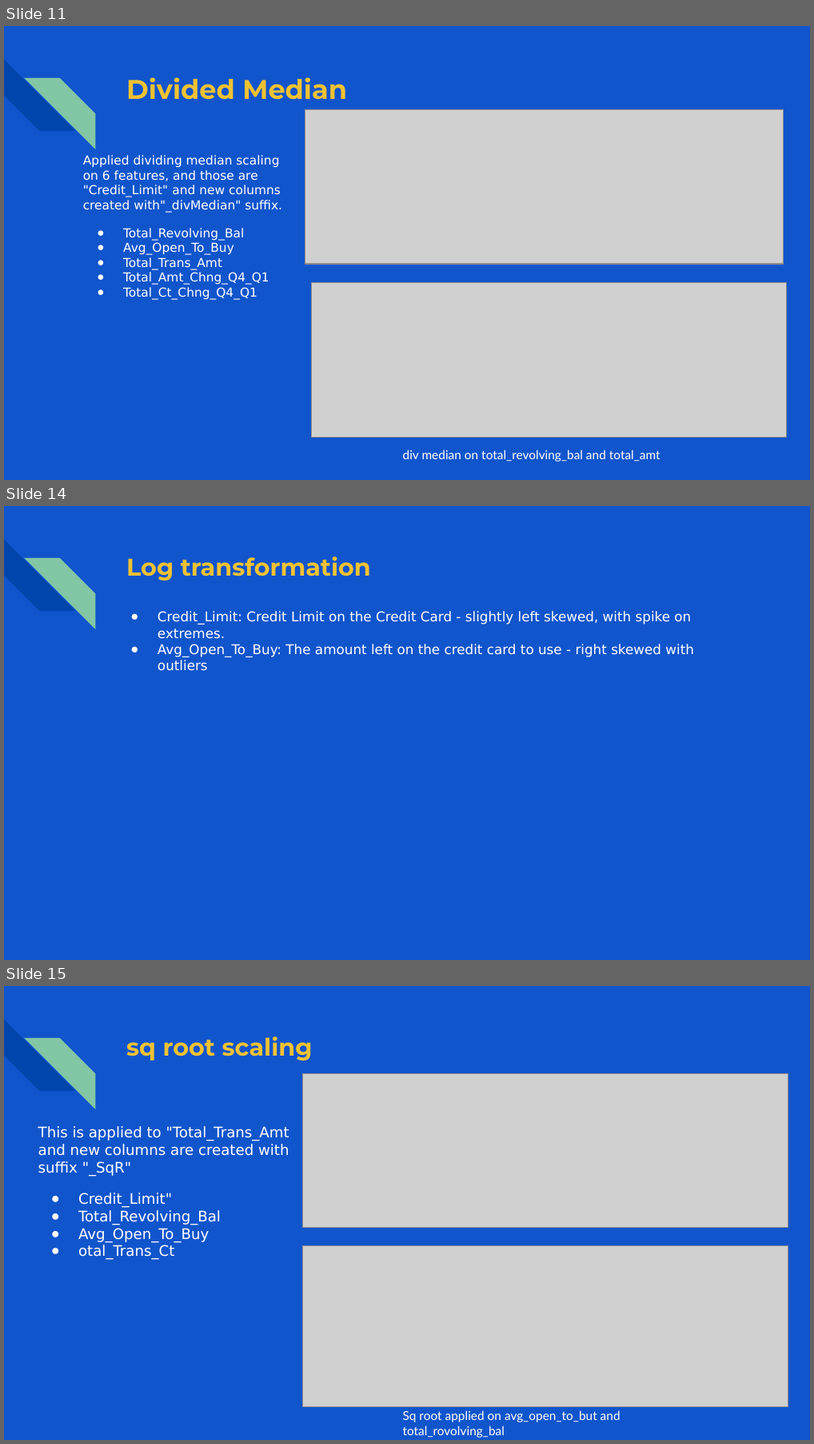
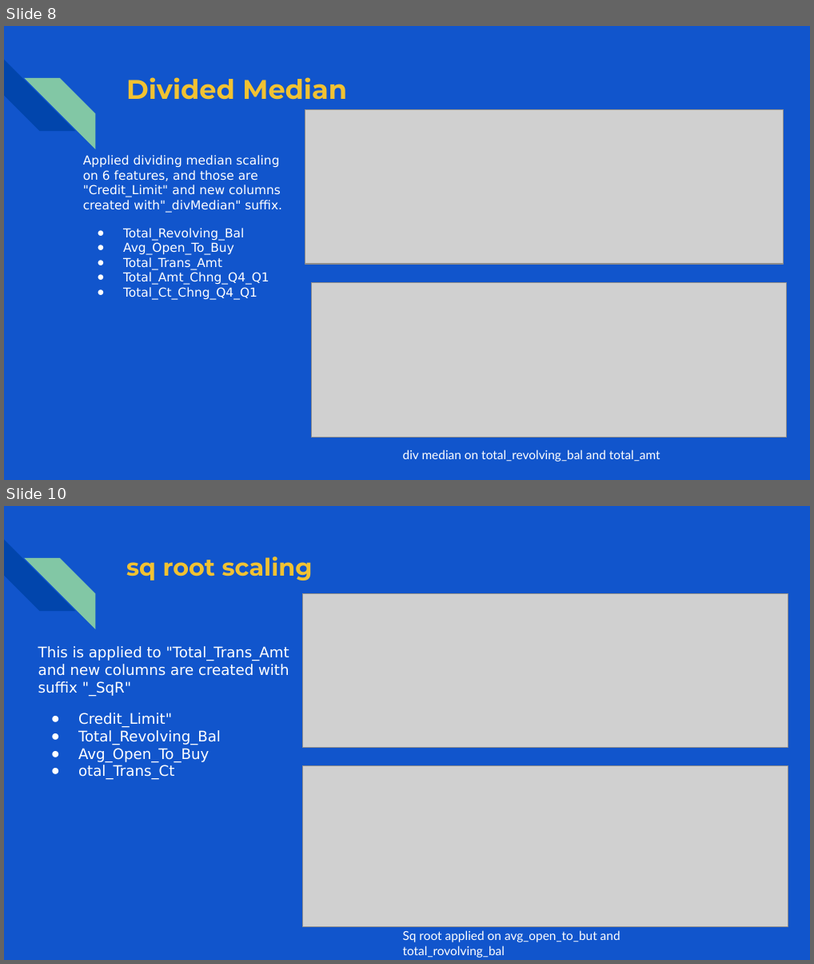
Before and after one commit to shaisid01/Data-Science, a slide deck: CapstoneProjects/Capstone 2/Docs/Customer Attrition Prediction on Credit Card data.pptx. Shown one above the other, each under a label of ours: slides 11, 14 and 15 before the commit, slides 8 and 10 after it; the slides between them are not shown. The pictures are 814x1444 and 814x964 pixels, drawn with LibreOffice and Linux fonts; fonts in the diff are those of the drawing; grey boxes stand for pictures. Boxes give left, top, right and bottom in pixels: in the first picture for what was removed or moved away, otherwise in the second. Text is boxed around its words. In the diff, an @@ line names an element or a change of style, - is before the commit and + after.

```diff
--- a/CapstoneProjects/Capstone 2/Docs/Customer Attrition Prediction on Credit Card data.pptx
+++ b/CapstoneProjects/Capstone 2/Docs/Customer Attrition Prediction on Credit Card data.pptx
@@ slide 14 removed at [4, 506, 810, 960], background #1155CC; not listed: 2 template elements that a slide beside it also shows @@
@@ title removed at [126, 556, 371, 580] @@
-Log transformation
@@ text removed at [158, 611, 694, 671] @@
-● Credit_Limit: Credit Limit on the Credit Card - slightly left skewed, with spike on extremes.
-● Avg_Open_To_Buy: The amount left on the credit card to use - right skewed with outliers
@@ what was slide 11 is now slide 8 @@
@@ what was slide 15 is now slide 10 @@
```
Also in this commit, not shown: 6 slides changed, 6 other slides removed, 1 other file.
